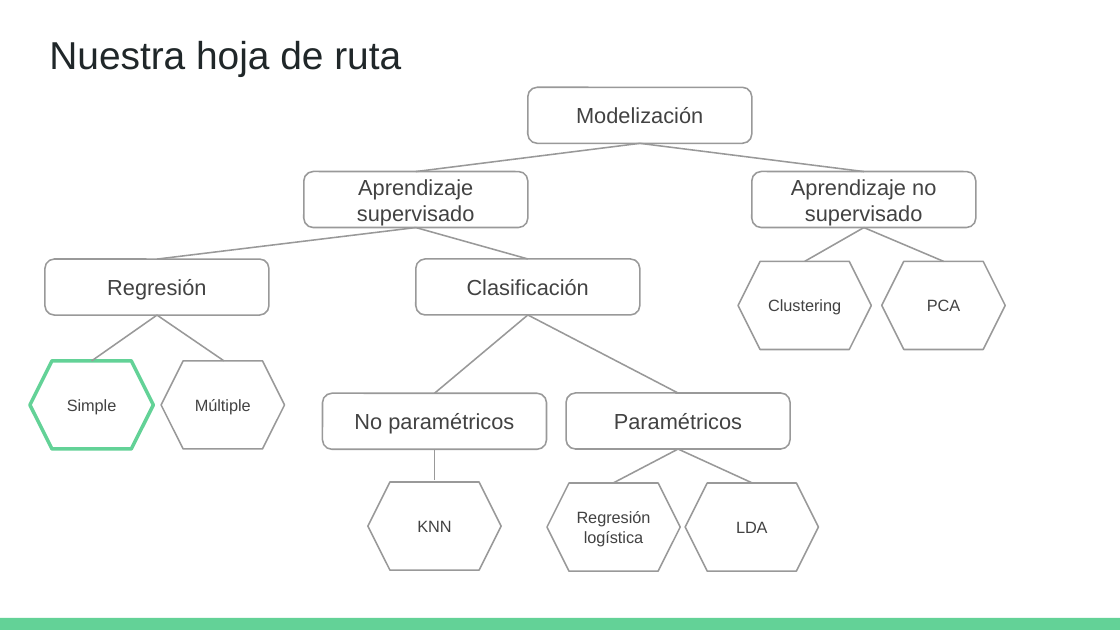
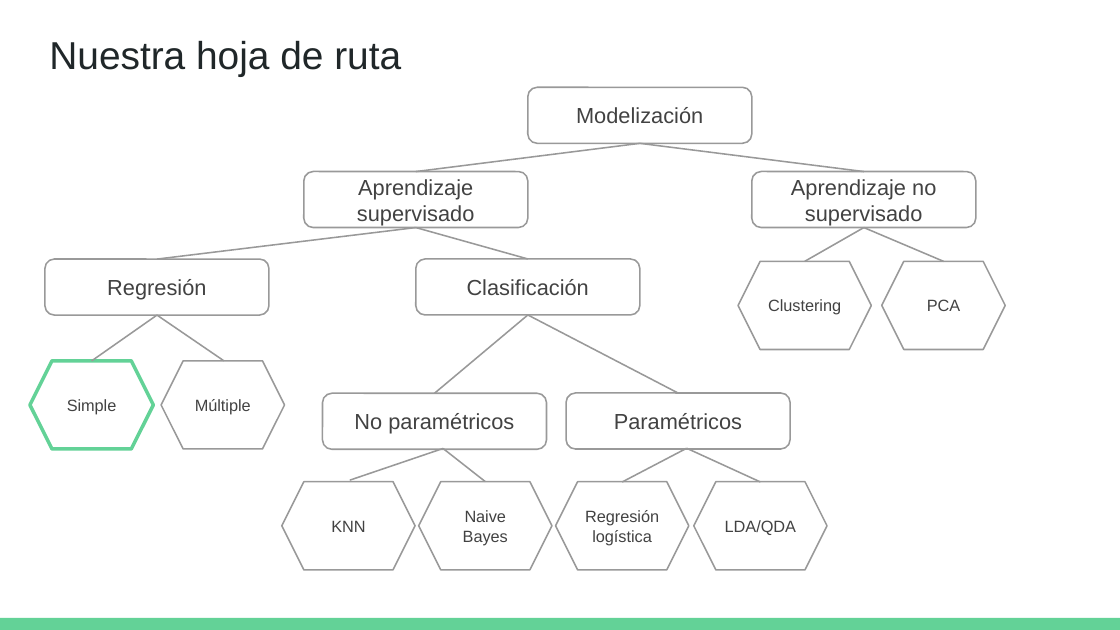
Before and after one commit to DCSCyHD/2023_modulo_3, a slide deck: slide 3 of clase2/teorica_2.pptx. Drawn at 1120x630 pixels with LibreOffice and Linux fonts; fonts in the diff are those of the drawing. Boxes give left, top, right and bottom in pixels: in the first picture for what was removed or moved away, otherwise in the second. Text is boxed around its words. In the diff, an @@ line names an element or a change of style, - is before the commit and + after.

Commit message:
corrijo hoja de ruta

```diff
--- a/clase2/teorica_2.pptx
+++ b/clase2/teorica_2.pptx
@@ line added from (444, 448) to (349, 480), #999999 1 pt @@
@@ line moved from (435, 449) - (435, 480) to (444, 448) - (485, 482) @@
@@ hexagon "KNN": place and size @@
-hexagon "KNN" at bbox=[367, 482, 501, 570]
+hexagon "KNN" at bbox=[282, 482, 416, 570]
@@ hexagon added at bbox=[419, 482, 552, 570], outline #999999 1 pt, 10.5 pt, text #424242 @@
+Naive Bayes
@@ 2 hexagons, 2 lines: place and size @@
-2 hexagons, 2 lines at bbox=[547, 449, 819, 571]
+2 hexagons, 2 lines at bbox=[556, 448, 827, 570]
@@ text in hexagon at bbox=[725, 520, 796, 535]: text changed @@
-LDA
+LDA/QDA
```
Also in this commit, not shown: 2 other slides changed.
